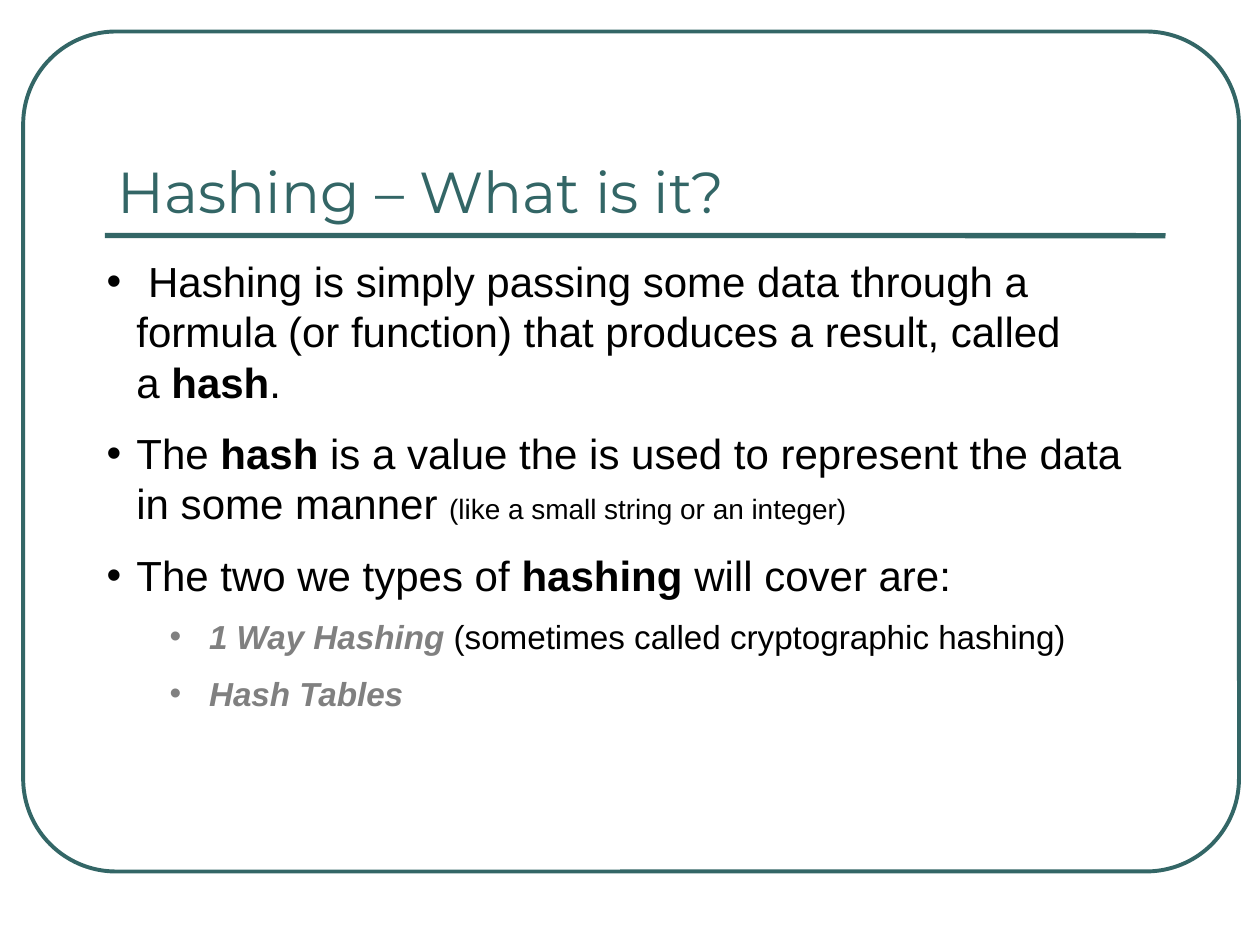
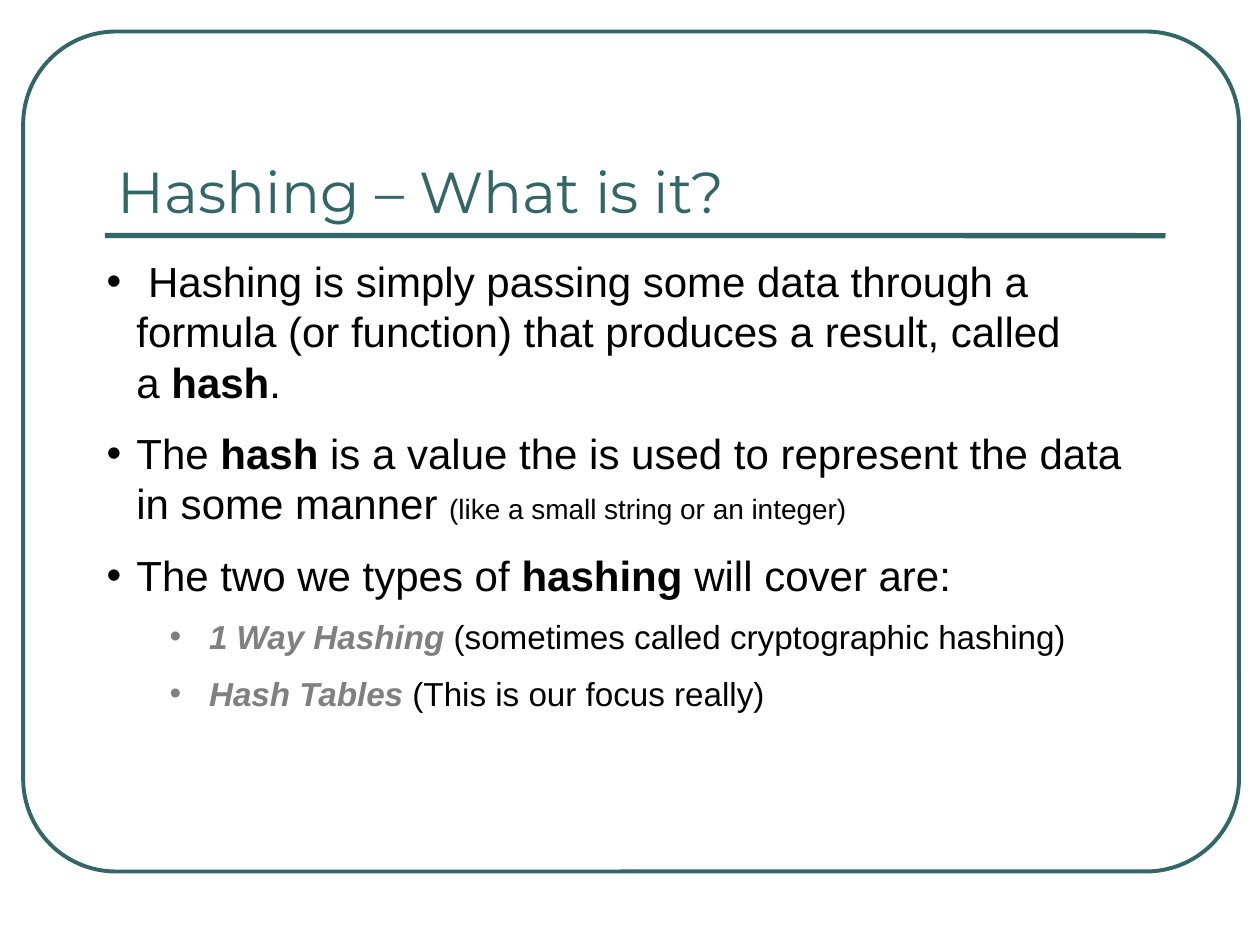
Before and after one commit to rugbyprof/3013-Algorithms, a slide deck: slide 2 of Lectures/07-Hashing/Hashing_Feb_16_2021.pptx. Drawn at 1260x945 pixels with LibreOffice and Linux fonts; fonts in the diff are those of the drawing. Boxes give left, top, right and bottom in pixels: in the first picture for what was removed or moved away, otherwise in the second. Text is boxed around its words. In the diff, an @@ line names an element or a change of style, - is before the commit and + after.

```diff
--- a/Lectures/07-Hashing/Hashing_Feb_16_2021.pptx
+++ b/Lectures/07-Hashing/Hashing_Feb_16_2021.pptx
@@ text at (209, 682, 764, 712): text changed; text colour #808080 to #000000; bold off; italic off @@
-  • Hash Tables
+  • Hash Tables (This is our focus really)
```
Also in this commit, not shown: 4 other slides changed, 13 other files.
